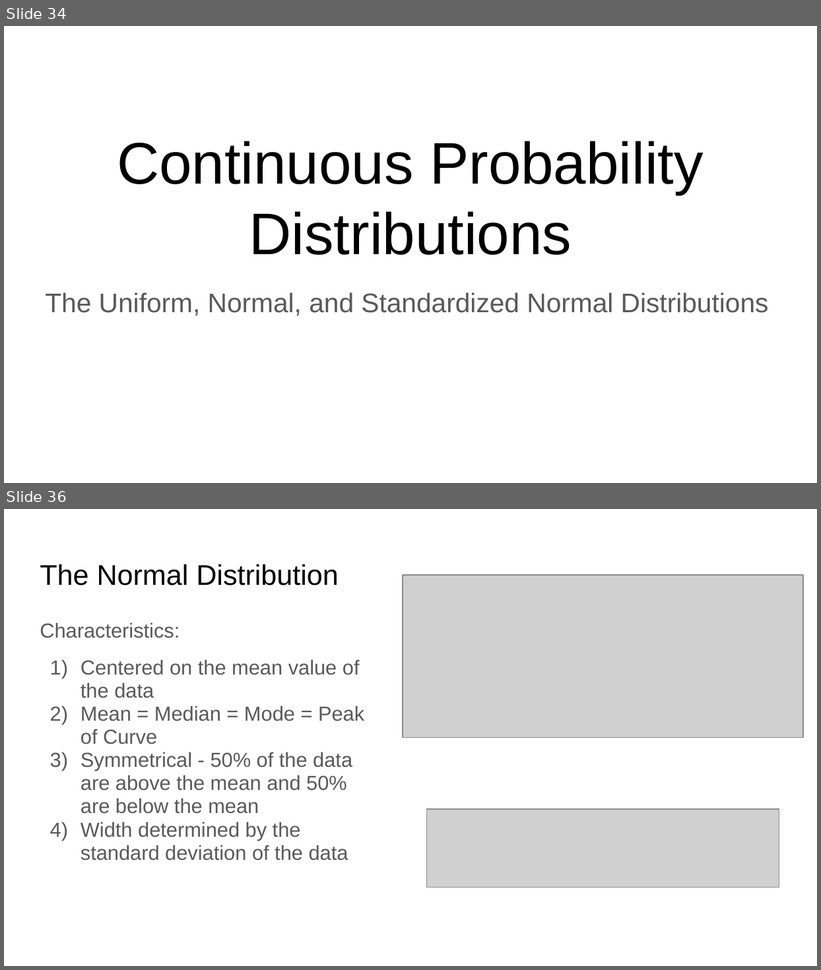
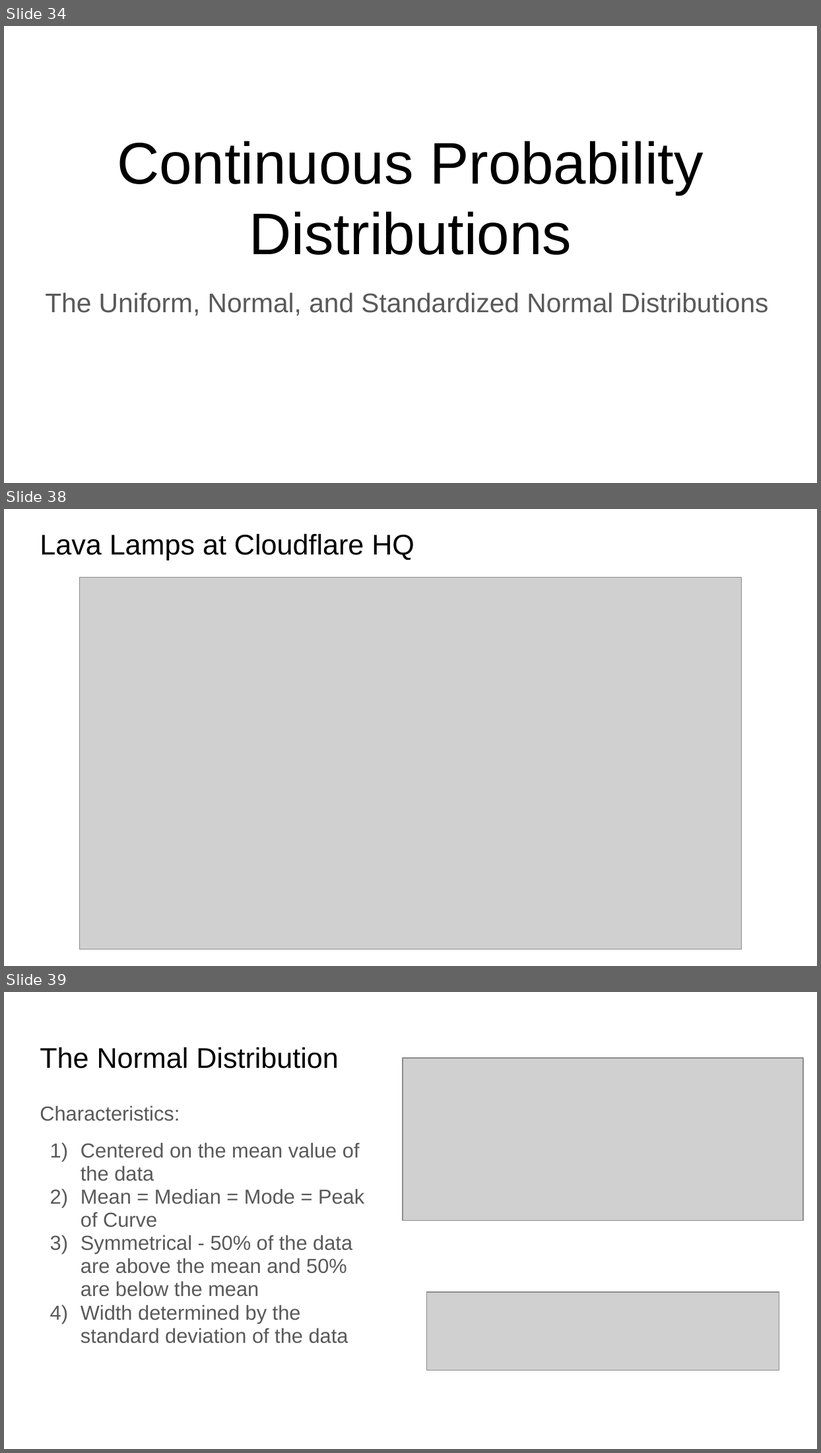
Before and after one commit to rjwrobel86/applied-business-statistics, a slide deck: course-materials/slides/Probability.pptx. Shown one above the other, each under a label of ours: slides 34 and 36 before the commit, slides 34, 38 and 39 after it; the slides between them are not shown. The pictures are 821x970 and 821x1453 pixels, drawn with LibreOffice and Linux fonts; fonts in the diff are those of the drawing; grey boxes stand for pictures. Boxes give left, top, right and bottom in pixels: in the first picture for what was removed or moved away, otherwise in the second. Text is boxed around its words. In the diff, an @@ line names an element or a change of style, - is before the commit and + after.

```diff
--- a/course-materials/slides/Probability.pptx
+++ b/course-materials/slides/Probability.pptx
@@ slide 38 added at [4, 509, 817, 966], background #FFFFFF @@
@@ title added at [40, 533, 415, 560], 25.2 pt, text #000000 @@
+Lava Lamps at Cloudflare HQ
@@ picture added at [80, 577, 741, 950] @@
@@ what was slide 36 is now slide 39 @@
```
Also in this commit, not shown: 4 slides changed, 2 other slides added, 4 other files.
